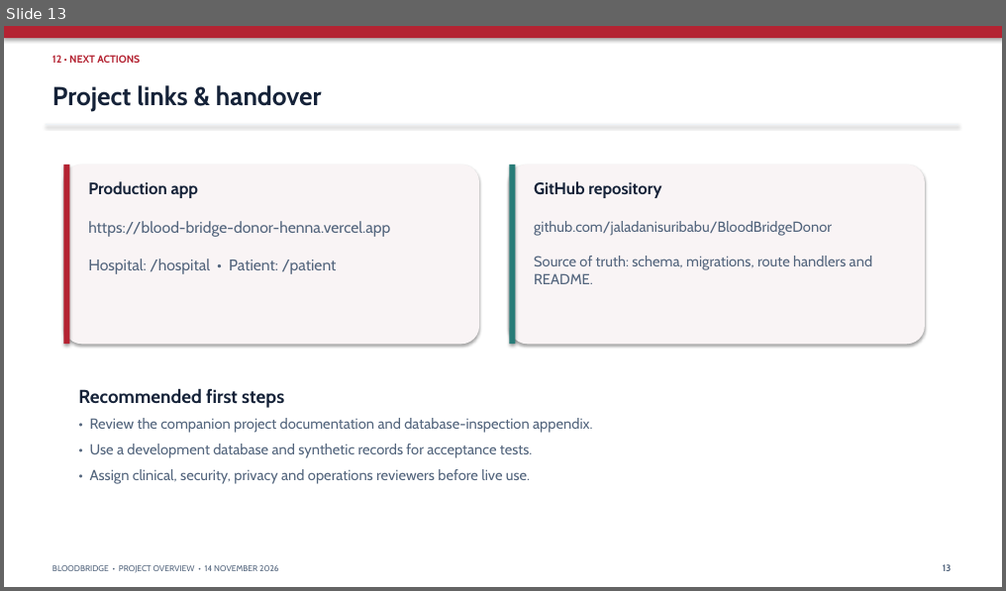
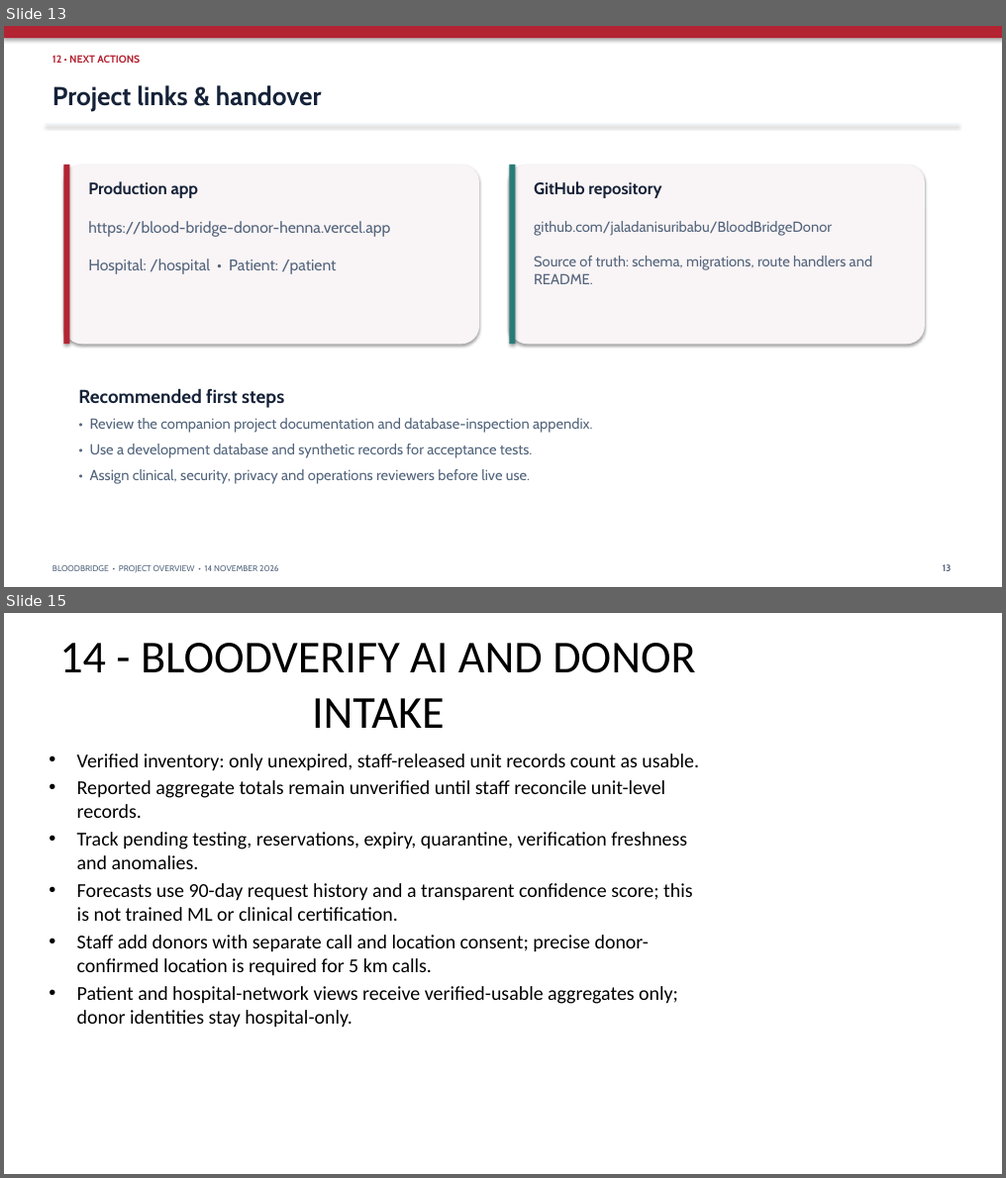
Before and after one commit to jaladanisuribabu/BloodBridgeDonor, a slide deck: docs/BloodBridge-Project-Presentation.pptx. Shown one above the other, each under a label of ours: slide 13 before the commit, slides 13 and 15 after it; the slides between them are not shown. The pictures are 1006x591 and 1006x1178 pixels, drawn with LibreOffice and Linux fonts; fonts in the diff are those of the drawing. Boxes give left, top, right and bottom in pixels: in the first picture for what was removed or moved away, otherwise in the second. Text is boxed around its words. In the diff, an @@ line names an element or a change of style, - is before the commit and + after.

```diff
--- a/docs/BloodBridge-Project-Presentation.pptx
+++ b/docs/BloodBridge-Project-Presentation.pptx
@@ slide 15 added at [4,613,1002,1174], background #FFFFFF @@
@@ title added at [59,643,695,728], 44 pt, text #000000 @@
+14 - BLOODVERIFY AI AND DONOR INTAKE
@@ text added at [77,754,699,1028], 19 pt, text #000000 @@
+• Verified inventory: only unexpired, staff-released unit records count as usable.
+• Reported aggregate totals remain unverified until staff reconcile unit-level records.
+• Track pending testing, reservations, expiry, quarantine, verification freshness and anomalies.
+• Forecasts use 90-day request history and a transparent confidence score; this is not trained ML or clinical certification.
+• Staff add donors with separate call and location consent; precise donor-confirmed location is required for 5 km calls.
+• Patient and hospital-network views receive verified-usable aggregates only; donor identities stay hospital-only.
```
Also in this commit, not shown: 6 slides changed, 20 other files.
